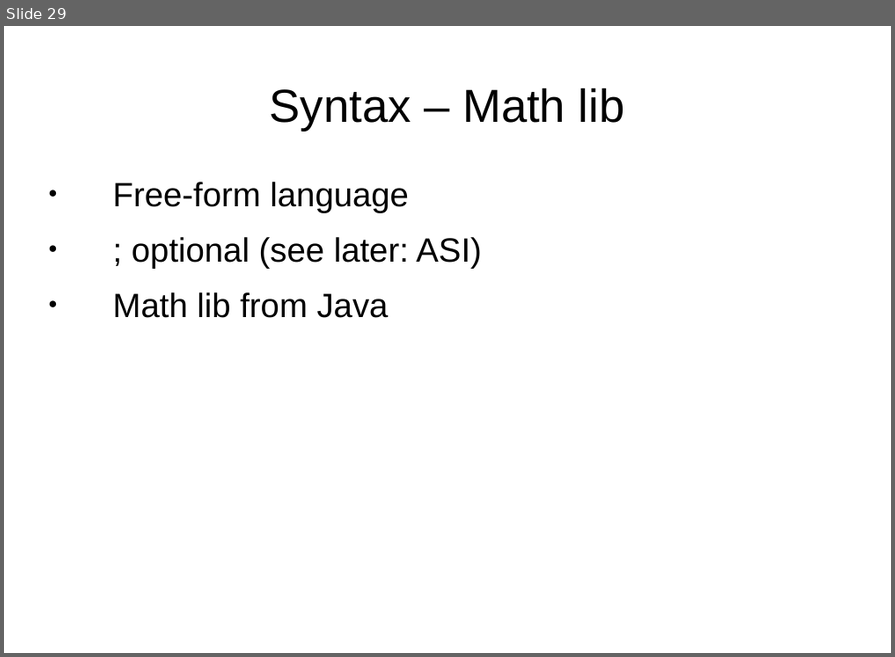
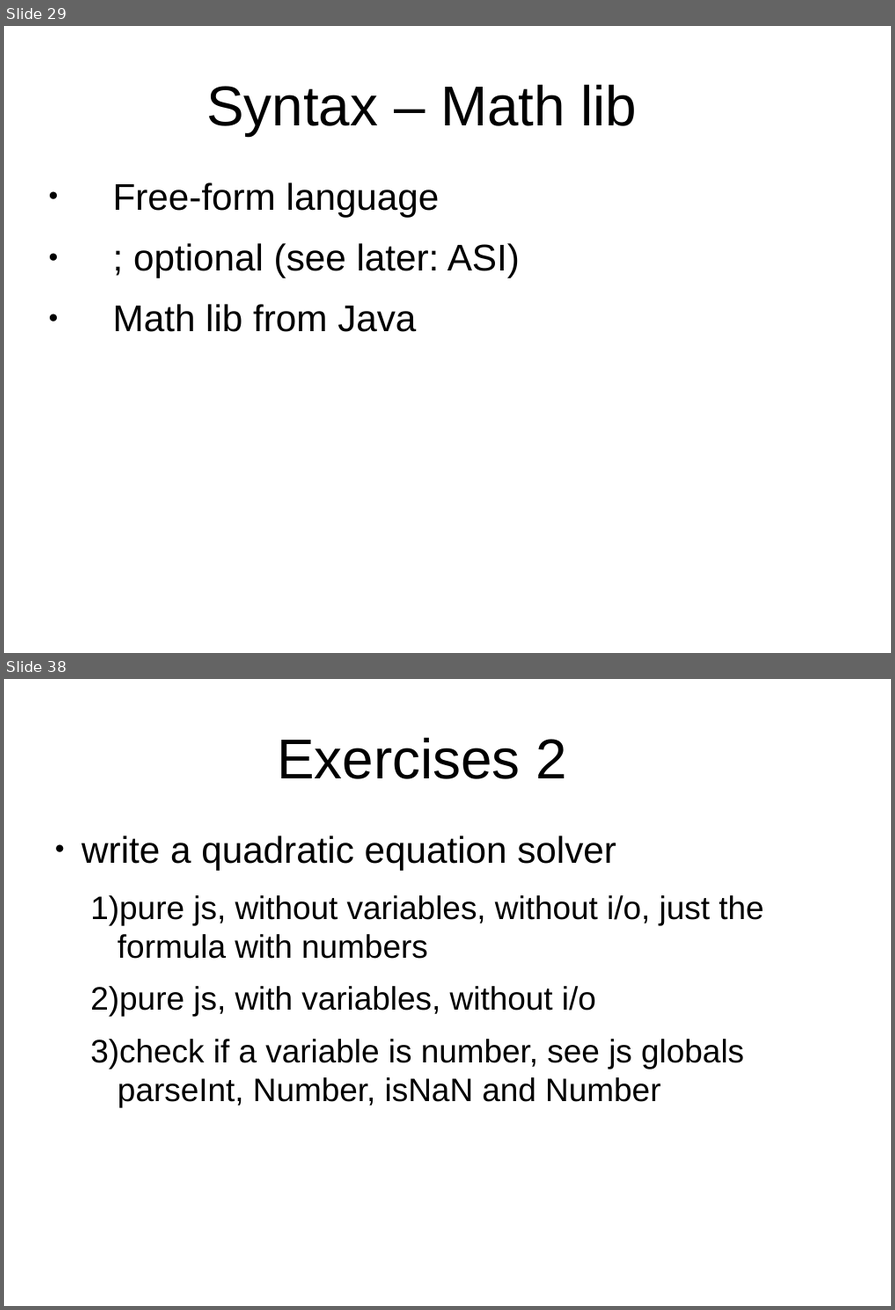
Before and after one commit to peterborkuti/other, a slide deck: JavaScriptBasics/jsbasics-slide.odp. Shown one above the other, each under a label of ours: slide 29 before the commit, slides 29 and 38 after it; the slides between them are not shown. The pictures are 895x657 and 895x1310 pixels, drawn with LibreOffice and Linux fonts; fonts in the diff are those of the drawing; background and template pictures are left out. Boxes give left, top, right and bottom in pixels: in the first picture for what was removed or moved away, otherwise in the second. Text is boxed around its words. In the diff, an @@ line names an element or a change of style, - is before the commit and + after.

```diff
--- a/JavaScriptBasics/jsbasics-slide.odp
+++ b/JavaScriptBasics/jsbasics-slide.odp
@@ slide 38 added at [4, 679, 891, 1306], background #FFFFFF @@
@@ title added at [277, 737, 566, 779], 53.3 pt, text #000000 @@
+Exercises 2
@@ text added at [81, 836, 763, 1108], 30.9 pt, text #000000 @@
+● write a quadratic equation solver
+  1) pure js, without variables, without i/o, just the formula with numbers
+  2) pure js, with variables, without i/o
+  3) check if a variable is number, see js globals parseInt, Number, isNaN and Number
@@ slide 29 changed as well @@
@@ title "Syntax – Math lib" at [206, 84, 638, 136]: size 44 to 53.3 pt @@
@@ text "Free-form language" at [113, 183, 520, 332]: size 32 to 35.3 pt; more space between paragraphs @@
```
Also in this commit, not shown: 28 other slides changed, 10 other slides added, 2 other files.
